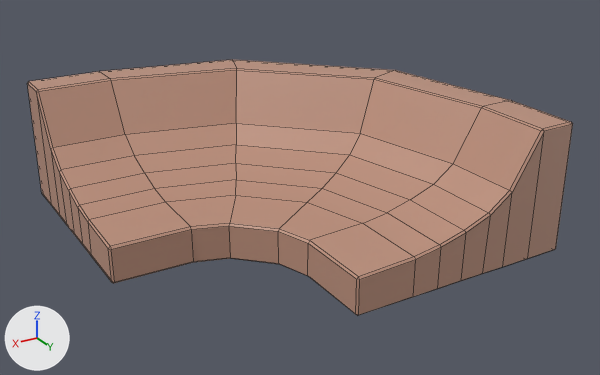
The FBX model SnailBoarder/Assets/Models/Models_v02/mesh_bigCurvedRampMod.fbx as it was, and as the next commit left it.
The view is the same before and after, from a 50 mm camera at (0.122, 0.411, 0.239) aimed at (-0.132, -0.013, 0.027). Lighting does not change. The marker at lower left points along +X, +Y and +Z. Mesh edges are drawn as thin lines. Where no turn or scale is listed for an object, it has been applied to the vertices.

In view in the first picture: 'mesh_bigCurvedRampMod'.
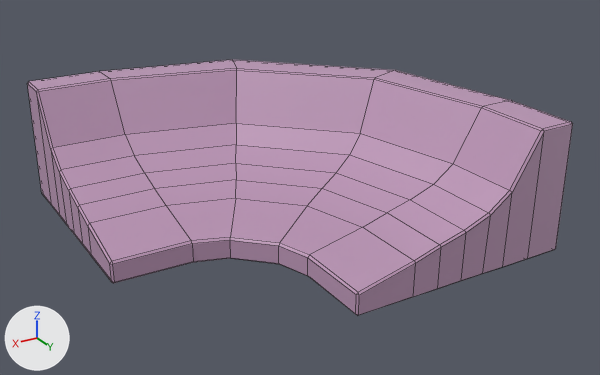
Changed parts and their boxes (x1, y1, x2, y2) in the pictures (600 x 375 px; the box of a moved part takes in the faces that stretch with it):
```json
{"object": "mesh_bigCurvedRampMod", "change": "recoloured, reshaped", "before": [27, 60, 573, 316], "after": [27, 60, 573, 316], "on screen": "beige to pink"}
{"part": 1, "of": "me_mesh", "change": "moved or reshaped", "before": [108, 223, 360, 315], "after": [110, 237, 359, 315]}
{"part": 2, "of": "me_mesh", "change": "moved or reshaped", "before": [230, 180, 387, 240], "after": [230, 180, 387, 255]}
{"part": 3, "of": "me_mesh", "change": "moved or reshaped", "before": [78, 180, 236, 282], "after": [78, 180, 236, 282]}
{"part": 4, "of": "me_mesh", "change": "moved or reshaped", "before": [310, 213, 441, 314], "after": [310, 213, 441, 314]}
```

Scene script edits in JSON lines:
```json
{"op": "add", "block": "mat_t_rampsnrails", "code": ["mat_t_rampsnrails = principled_material('T_RampsNRails')", "mat_t_rampsnrails.base_color = (0.5, 0.307, 0.47)  # pink #bc96b6"]}
{"block": "me_mesh", "where": "me_mesh.from_pydata(...)  # 158 vertices, 161 faces; spans x -0.25..0.0, y -0.15..0.1, z 0.0..0.083"}
{"block": "me_mesh", "where": "# used by ob_mesh_bigcurvedrampmod; location = (0.0, 0.0, 0.0)"}
{"op": "remove", "block": "me_mesh", "code": "me_mesh.materials.append(mat_testmat2)  # beige #bc907c"}
{"block": "me_mesh", "change": "me_mesh part 1: all 14 vertices in x -0.101..0.0, y -0.001..0.1, z 0.022..0.024 are moved by (0.0, 0.0, -0.009)"}
{"block": "me_mesh", "change": "me_mesh part 2: all 3 vertices in x -0.138..-0.092, y -0.026..0.05, z 0.025 are moved by (0.0, 0.0, -0.002)"}
{"block": "me_mesh", "change": "me_mesh part 3: all 3 vertices in x -0.05..0.0, y -0.038, z 0.024..0.025 are moved by (0.0, 0.0, -0.002)"}
{"block": "me_mesh", "change": "me_mesh part 4: all 2 vertices in x -0.138, y 0.099..0.1, z 0.024..0.025 are moved by (0.0, 0.0, -0.002)"}
{"op": "add", "block": "me_mesh", "code": "me_mesh.materials.append(mat_t_rampsnrails)  # pink #bc96b6"}
```
